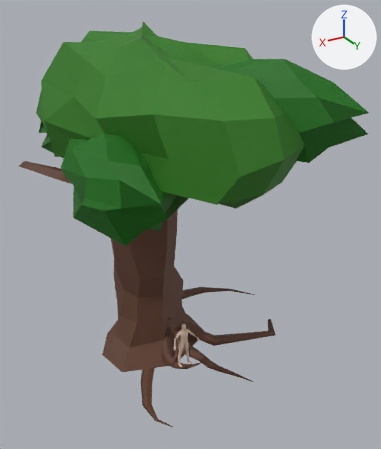
What one commit did to the FBX model Amelia Blume/Assets/Meshes/hotw_v2.fbx.
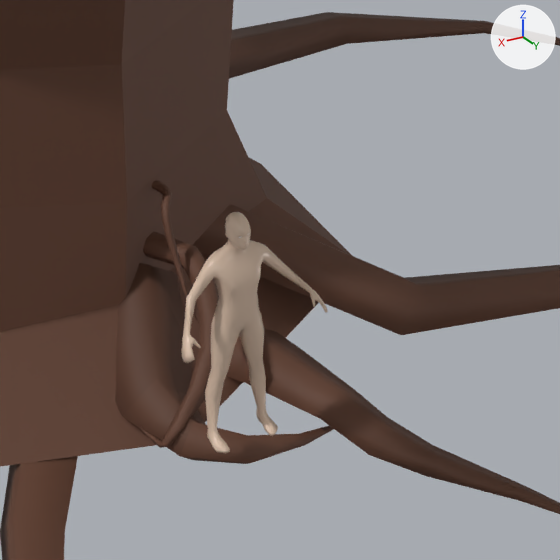
Old and new are each drawn whole from a 50 mm camera at (31.1, 57.2, 47.2) aimed at (-5.5, -3.8, 16.6) and again close up on the part from 37% to 64% of the width and 63% to 86% of the height. Arrows for +X, +Y and +Z are at upper right; the lights stay in place. Where no turn or scale is listed for an object, it has been applied to the vertices.

In view in the first close-up: 'python_hotw_makehuman-proxy741', 'root.000', 'root.001', 'root.002', 'root.003', 'root.004', 'root.005', 'root.006', 'trunk'.
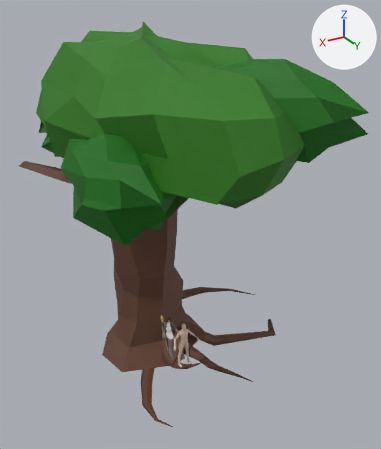
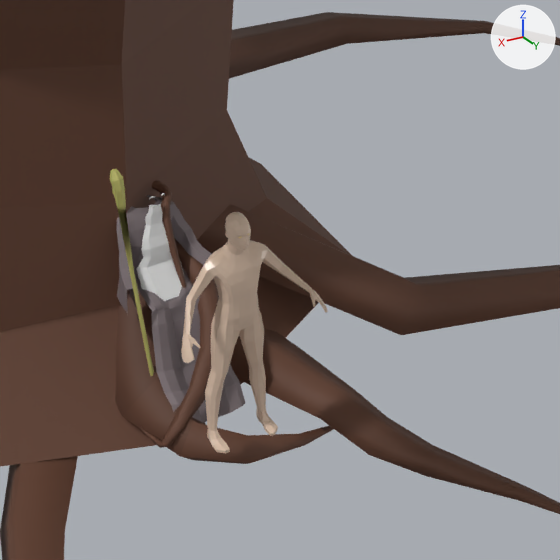
Edits to the scene script, one JSON object a line:
```json
{"op": "add", "block": "mat_robematerial", "code": ["mat_robematerial = principled_material('RobeMaterial')", "mat_robematerial.base_color = (0.208, 0.167, 0.177)  # grey #7e7275", "mat_robematerial.roughness = 0.69"]}
{"op": "add", "block": "mat_hotw_beard_base", "code": ["mat_hotw_beard_base = principled_material('hotw_beard_base')", "mat_hotw_beard_base.base_color = (0.787, 0.787, 0.787)  # white #e5e5e5", "mat_hotw_beard_base.roughness = 0.69"]}
{"op": "add", "block": "mat_staff", "code": ["mat_staff = principled_material('Staff')", "mat_staff.base_color = (0.528, 0.504, 0.147)  # yellow #c0bc6b", "mat_staff.roughness = 0.69"]}
{"op": "add", "block": "me_plane", "code": ["me_plane = bpy.data.meshes.new('Plane')", "me_plane.from_pydata(...)  # 314 vertices, 262 faces; spans x -0.44..2.48, y -1.23..3.07, z -3.68..1.09", "me_plane.materials.append(mat_robematerial)  # grey #7e7275"]}
{"op": "add", "block": "me_cube_003", "code": ["me_cube_003 = bpy.data.meshes.new('Cube.003')", "me_cube_003.from_pydata(...)  # 72 vertices, 70 faces; spans x -0.55..0.77, y -0.14..1.11, z -2.18..0.09", "me_cube_003.materials.append(mat_hotw_beard_base)  # white #e5e5e5"]}
{"op": "add", "block": "me_cylinder", "code": ["me_cylinder = bpy.data.meshes.new('Cylinder')", "me_cylinder.from_pydata(...)  # 78 vertices, 75 faces; spans x -0.06..0.7, y -0.43..0.75, z -2.53..4.0", "me_cylinder.materials.append(mat_staff)  # yellow #c0bc6b"]}
{"op": "add", "block": "ob_robe", "code": ["ob_robe = bpy.data.objects.new('Robe', me_plane)", "ob_robe.location = (-1.17, -0.81, 1.91)"]}
{"op": "add", "block": "ob_beard", "code": ["ob_beard = bpy.data.objects.new('Beard', me_cube_003)", "ob_beard.location = (-0.16, -1.05, 3.06)"]}
{"op": "add", "block": "ob_cylinder", "code": ["ob_cylinder = bpy.data.objects.new('Cylinder', me_cylinder)", "ob_cylinder.location = (0.95, 0.04, 1.36)"]}
```

Boxes [x1, y1, x2, y2] around the edits, measured in the close-ups (560 x 560 px):
```json
{"object": "Robe", "change": "added", "after": [116, 195, 245, 422]}
{"object": "Beard", "change": "added", "after": [137, 204, 184, 301]}
{"object": "Cylinder", "change": "added", "after": [109, 169, 154, 376], "on screen": "yellow"}
```
